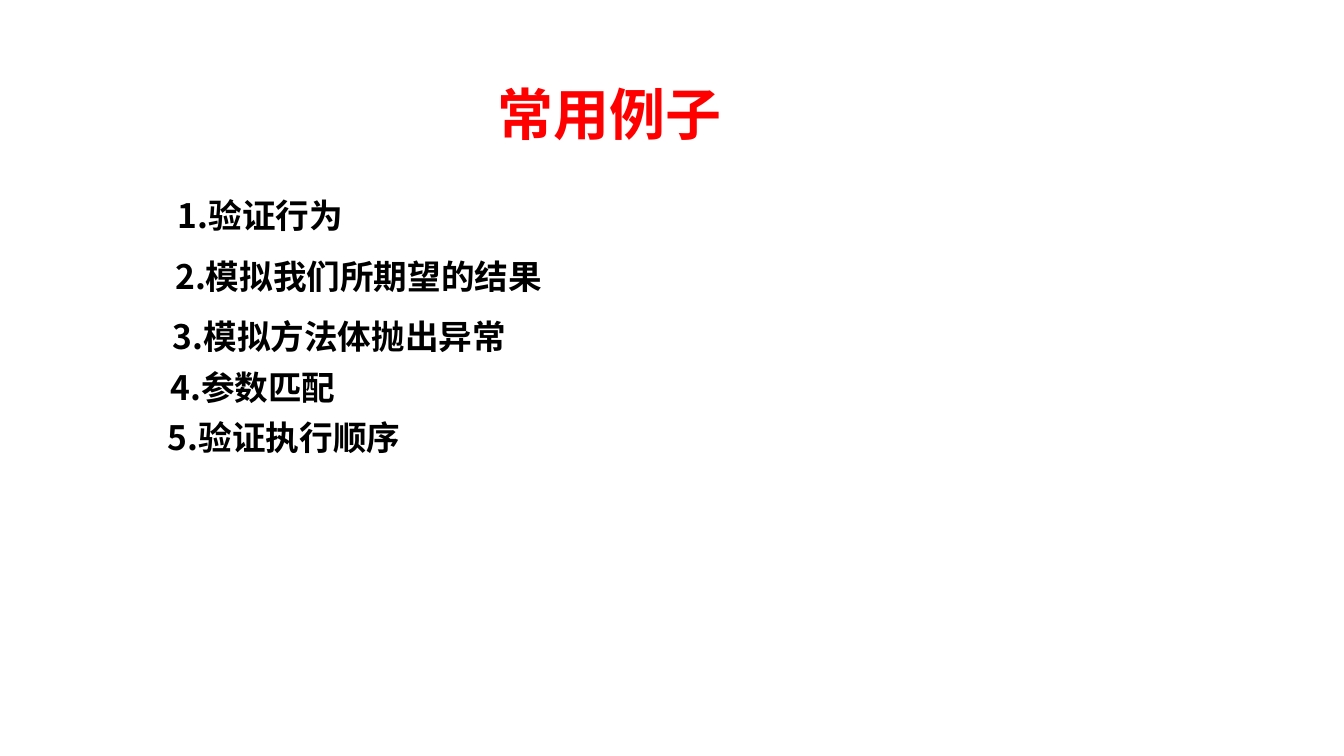
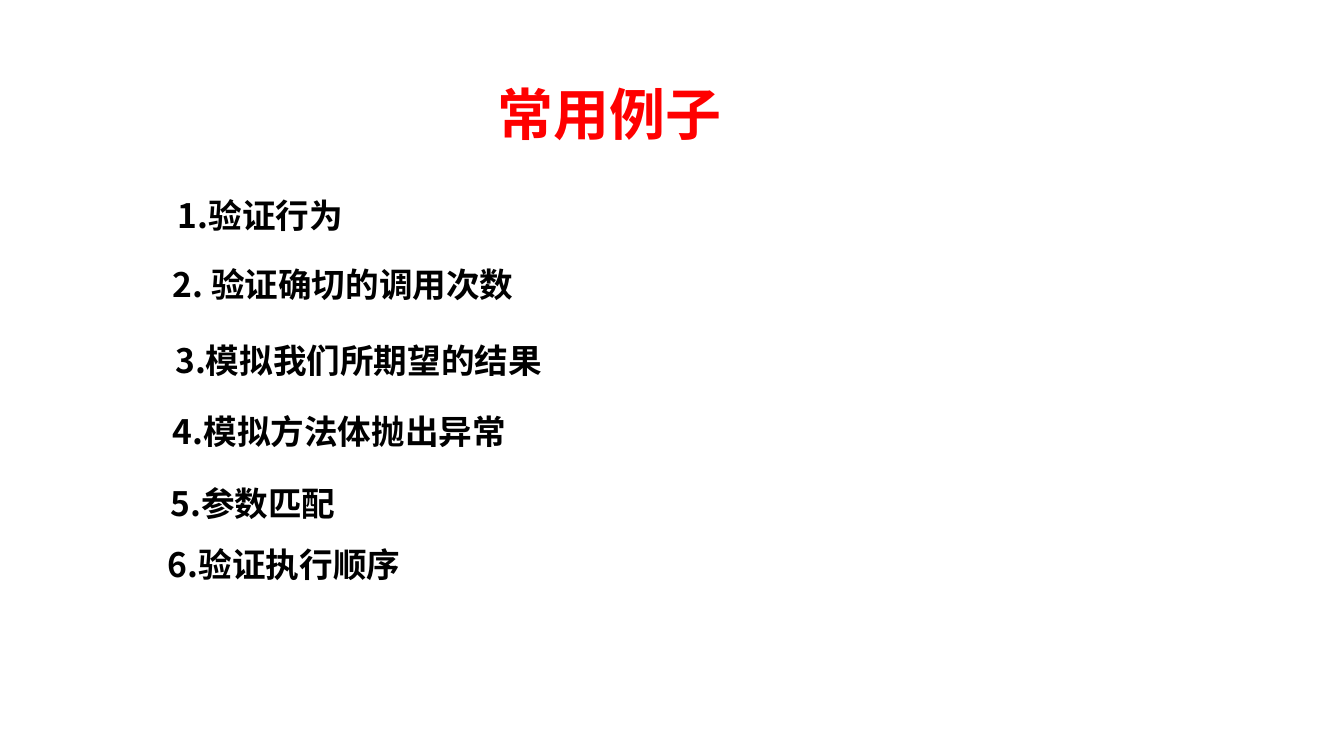
Before and after one commit to stulife/mockito-demo, a slide deck: slide 10 of mockito入门.pptx (slide 12 before the commit). Drawn at 1344x756 pixels with LibreOffice and Linux fonts; fonts in the diff are those of the drawing; background and template pictures are left out. Boxes give left, top, right and bottom in pixels: in the first picture for what was removed or moved away, otherwise in the second. Text is boxed around its words. In the diff, an @@ line names an element or a change of style, - is before the commit and + after.

```diff
--- a/mockito入门.pptx
+++ b/mockito入门.pptx
@@ text added at (173, 268, 513, 300), 18 pt, text #000000, bold @@
+  2. 验证确切的调用次数
@@ text at (175, 344, 542, 376): text changed @@
-  2.模拟我们所期望的结果
+  3.模拟我们所期望的结果
@@ text at (173, 415, 506, 447): text changed @@
-  3.模拟方法体抛出异常
+  4.模拟方法体抛出异常
@@ text at (170, 487, 335, 519): text changed @@
-  4.参数匹配
+  5.参数匹配
@@ text at (168, 548, 400, 580): text changed @@
-  5.验证执行顺序
+  6.验证执行顺序
```
Also in this commit, not shown: 11 other slides changed, 5 slides added, 2 slides removed, 4 other files.
